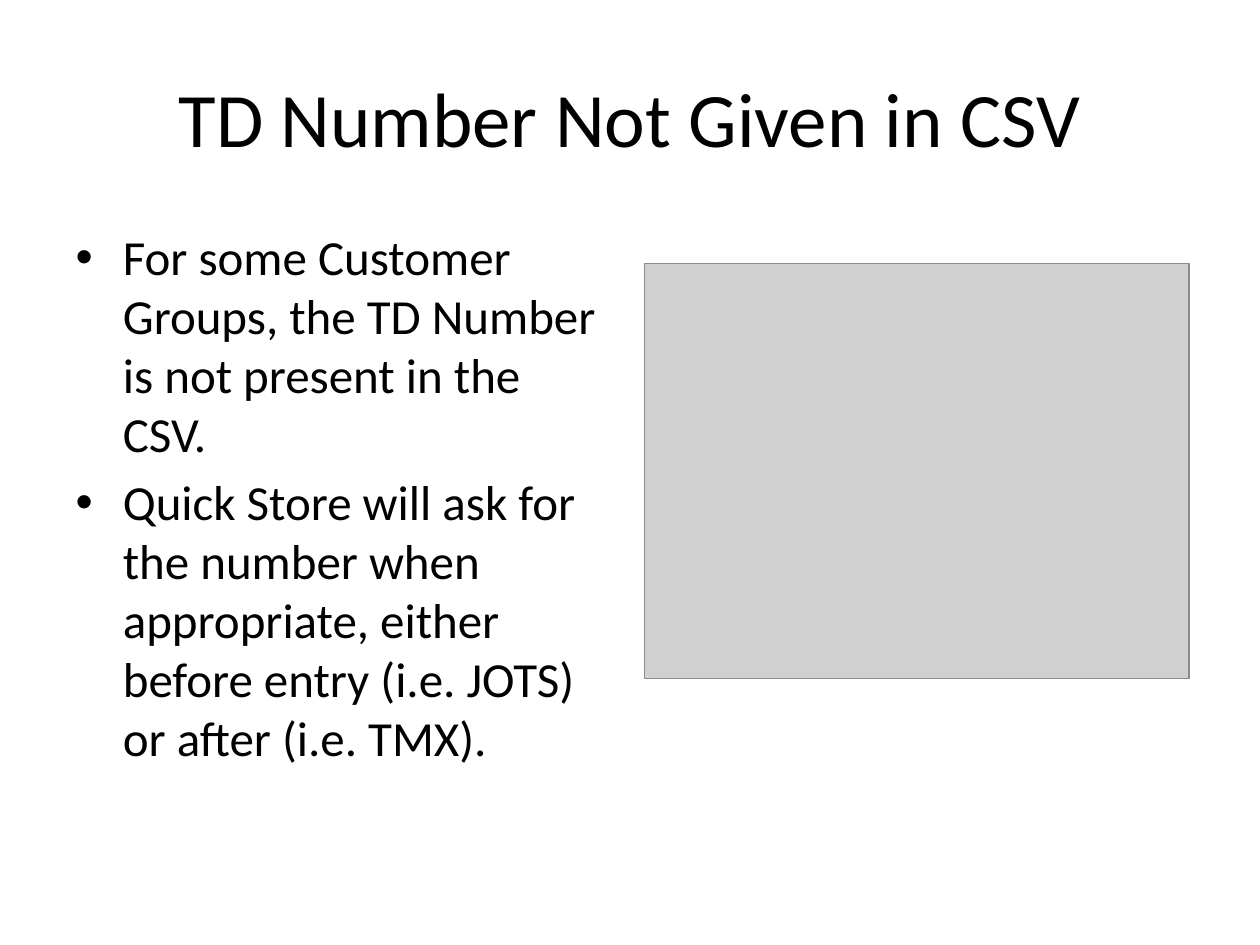
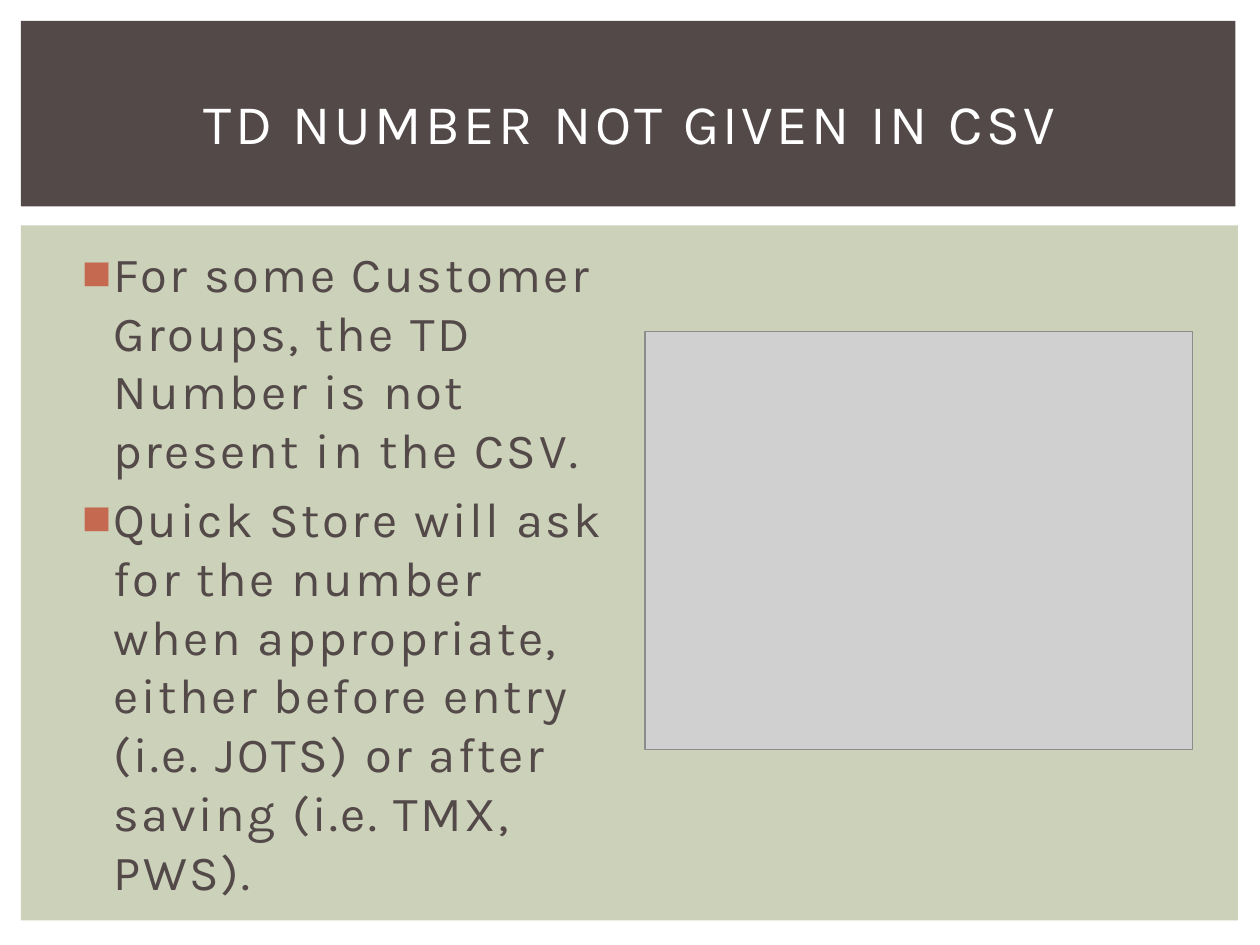
Before and after one commit to lonelyion/QuickStore, a slide deck: slide 12 of QuickStore.pptx (slide 10 before the commit). Drawn at 1260x945 pixels with LibreOffice and Linux fonts; fonts in the diff are those of the drawing; grey boxes stand for pictures. Boxes give left, top, right and bottom in pixels: in the first picture for what was removed or moved away, otherwise in the second. Text is boxed around its words. In the diff, an @@ line names an element or a change of style, - is before the commit and + after.

```diff
--- a/QuickStore.pptx
+++ b/QuickStore.pptx
@@ rectangle added at box(21, 21, 1236, 207), fill #534949 @@
@@ title at box(204, 108, 1055, 145): text changed; size 44 to 32 pt; font Calibri to Karla; text colour #000000 to #FFFFFF @@
-TD Number Not Given in CSV
+TD NUMBER NOT GIVEN IN CSV
@@ rectangle added at box(21, 226, 1239, 921), fill #CCD1B9 @@
@@ text "For some Customer Groups, the ...": place and size @@
-text "For some Customer Groups, the ..." at box(123, 243, 595, 763)
+text "For some Customer Groups, the ..." at box(113, 261, 601, 843)
@@ text at box(113, 261, 589, 480): font Calibri to Karla, text colour #000000 to #534949, letter spacing 0 to 1.5 pt in "For some Customer Groups, the TD Number ..."; bullet • to ■ @@
@@ picture: place and size @@
-picture at box(645, 263, 1189, 679)
+picture at box(645, 331, 1192, 748)
@@ text at box(113, 503, 601, 843): text changed; font Calibri to Karla; text colour #000000 to #534949 @@
-• Quick Store will ask for the number when appropriate, either before entry (i.e. JOTS) or after (i.e. TMX).
+■ Quick Store will ask for the number when appropriate, either before entry (i.e. JOTS) or after saving (i.e. TMX, PWS).
```
Also in this commit, not shown: 10 other slides changed, 2 slides added, 2 other files.
